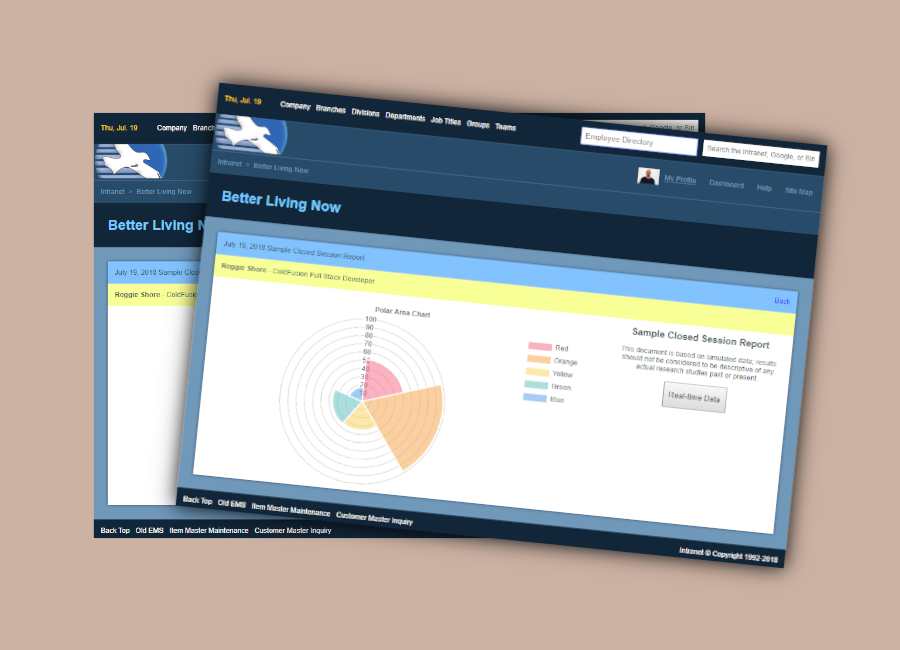
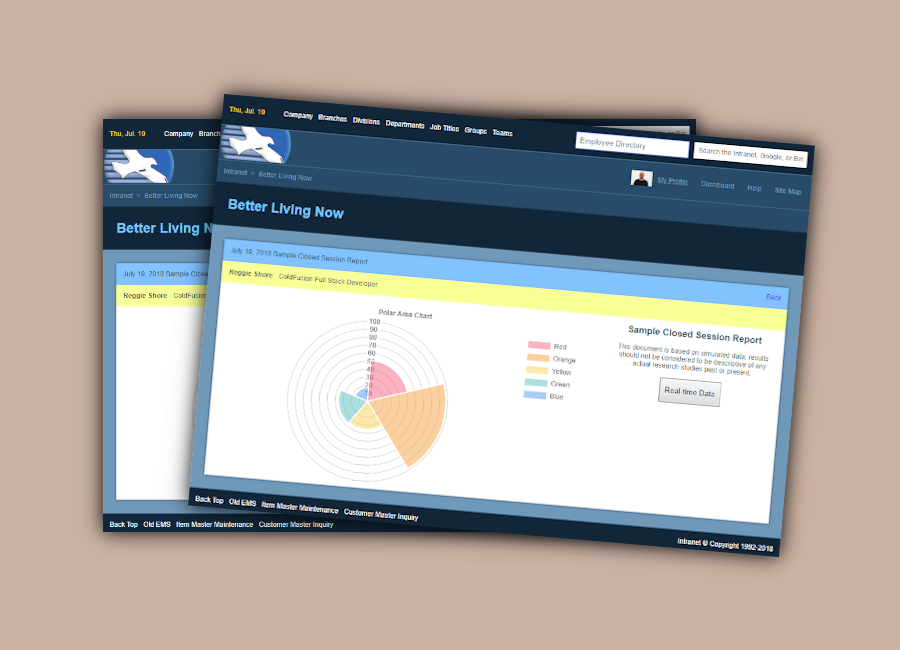
Layered file, before and after one edit (900px x 650px). Changes by layer:
painted on "Pasted Layer copy" over [143,60,850,591]
painted on "Pasted Layer" over [79,87,729,564]
